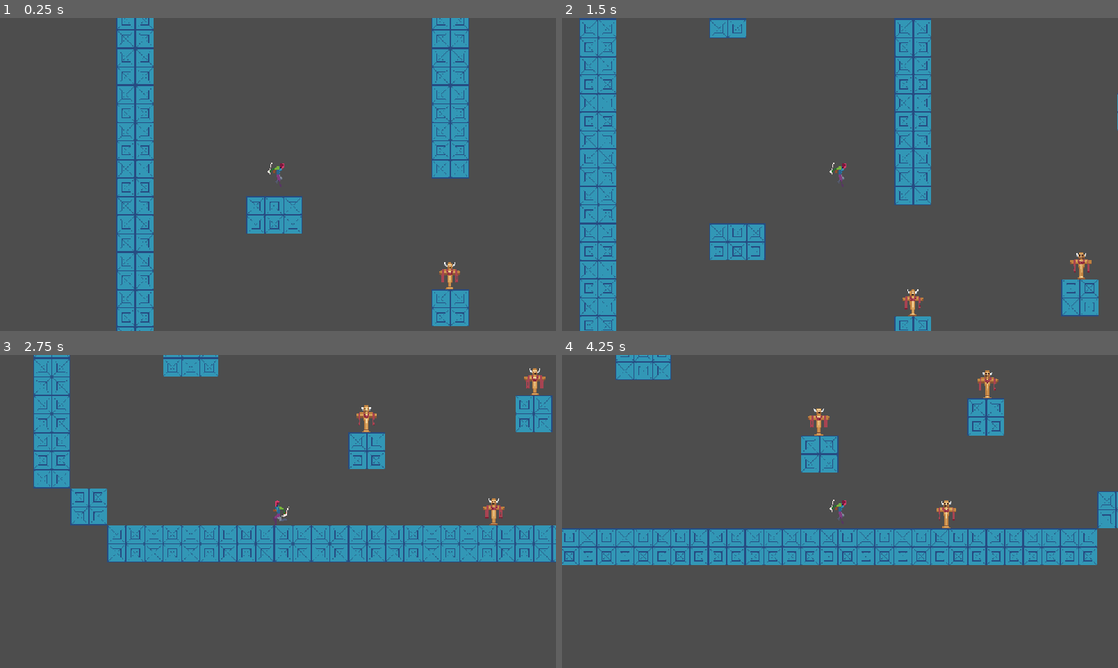
Above: before the commit, frames 1-4 (two rows, left to right).
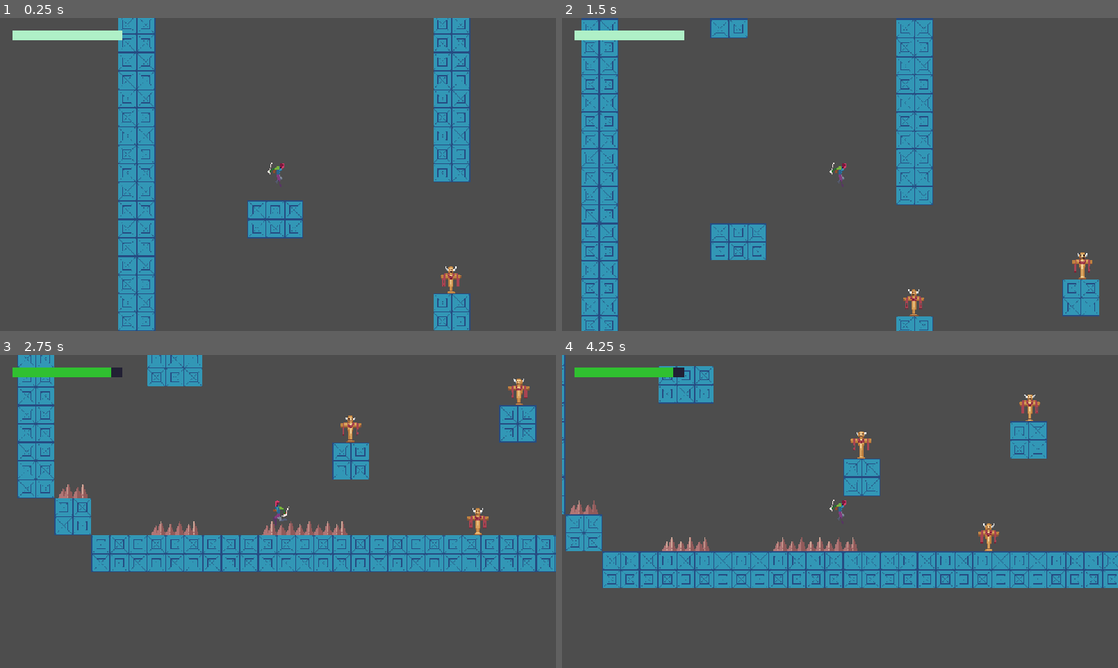
Above: after the commit, the same moments.

Repository: jbradlim08/MindBlade
Game: Godot game, scene res://Scene/level.tscn
The game is run twice, just before and just after one commit, with the same random seed, the same clock (stepped at 60 frames per second) and the same inputs.
Inputs (mouse positions are in pixels of both pictures, inside the frame that each line leads up to):
- Up to frame 1 (0.25 s): no input
- Up to frame 2 (1.5 s): tap Enter at 0.5 s; move the mouse to (962, 158) at 0.52 s; hold D (right) from 0.53 s (still down); tap Space (jump) at 0.6, 0.77, 1.07 s; click (962, 158) at 0.67 s; move the mouse to (728, 190) at 1.27 s; click (728, 190) at 1.35 s
- Up to frame 3 (2.75 s): tap Space (jump) at 1.52, 1.55, 1.82, 2.3 s; move the mouse to (333, 442) at 2.02 s; release D (right) at 2.03 s; hold A (left) from 2.03 s (still down); hold Middle mouse button (middle-mouse) from 2.03 s (still down)
- Up to frame 4 (4.25 s): move the mouse to (812, 574) at 2.77 s; release A (left) at 2.78 s; release Middle mouse button (middle-mouse) at 2.78 s; hold D (right) from 2.78 s (still down); right-click (812, 574) at 2.85 s; click (812, 574) at 2.92 s; tap Space (jump) at 3.02, 3.05, 3.32, 3.77, 3.8, 4.07 s; move the mouse to (801, 542) at 3.52 s; tap Shift at 3.6 s; click (801, 542) at 3.67 s

The runs differ from the first frame. In frame 1, 7.0% of the frame differs, in the area x 2-85%, y 0-100%; in frame 2, 5.1%; in frame 3, 17%; in frame 4, 22%, in the area x 0-100%, y 0-75%.

Commit message:
Add spike as danger tileset, utilize Custom Data in Tileset to identify the danger type. Implement player hp with DataManager global, HealthBar scene, and PlayerUI scene. All data stored in DataManager, HealthBar only job is to print the healthbar given the hp from DataManager

Diff:
--- a/Scene/level.tscn
+++ b/Scene/level.tscn
@@ -1,26 +1,15 @@
 [gd_scene load_steps=9 format=4 uid="uid://bcfyp34txl5im"]
 
-[ext_resource type="Texture2D" uid="uid://b6ebghugkdu3e" path="res://asset/art/tileset/placeholder.png" id="1_ukt71"]
+[ext_resource type="TileSet" uid="uid://ducwxloebsugx" path="res://asset/art/tileset/level.tres" id="1_bddx0"]
 [ext_resource type="PackedScene" uid="uid://d2x7wqfo1uvng" path="res://character/vier/vier.tscn" id="2_jnrmd"]
+[ext_resource type="TileSet" uid="uid://01lnietvy6ts" path="res://asset/art/tileset/danger.tres" id="2_u2b8d"]
 [ext_resource type="PackedScene" uid="uid://b4w8uei0ypupa" path="res://scene/object_container.tscn" id="3_jnrmd"]
 [ext_resource type="PackedScene" uid="uid://dvtpjoe1tnkii" path="res://scene/shockwave.tscn" id="4_or6n4"]
+[ext_resource type="PackedScene" uid="uid://b2wrfdqey7c0y" path="res://scene/ui/player_ui.tscn" id="6_bddx0"]
 [ext_resource type="PackedScene" uid="uid://dgjtr7fuothm1" path="res://enemy/ground/dummy.tscn" id="6_ismto"]
 
 [sub_resource type="RectangleShape2D" id="RectangleShape2D_7wcfd"]
 size = Vector2(1278, 20)
-
-[sub_resource type="TileSetAtlasSource" id="TileSetAtlasSource_ukt71"]
-texture = ExtResource("1_ukt71")
-texture_region_size = Vector2i(32, 32)
-0:0/0 = 0
-0:0/0/physics_layer_0/polygon_0/points = PackedVector2Array(-16, -16, 16, -16, 16, 16, -16, 16)
-
-[sub_resource type="TileSet" id="TileSet_or6n4"]
-tile_size = Vector2i(32, 32)
-physics_layer_0/collision_layer = 512
-physics_layer_0/collision_mask = 73
-terrain_set_0/mode = 2
-sources/1 = SubResource("TileSetAtlasSource_ukt71")
 
 [node name="Level" type="Node2D"]
 
@@ -32,31 +21,42 @@
 position = Vector2(425, 701)
 shape = SubResource("RectangleShape2D_7wcfd")
 
-[node name="TileMapLayer" type="TileMapLayer" parent="."]
+[node name="World" type="TileMapLayer" parent="."]
 z_index = -10
 tile_map_data = PackedByteArray("AAAEABMAAQAAAAAAAAAEABQAAQAAAAAAAAAFABMAAQAAAAAAAAAFABQAAQAAAAAAAAAGABMAAQAAAAAAAAAGAB …(5040 unchanged characters)…
-tile_set = SubResource("TileSet_or6n4")
+tile_set = ExtResource("1_bddx0")
+
+[node name="Danger" type="TileMapLayer" parent="." groups=["danger"]]
+tile_map_data = PackedByteArray("AAAOABIAAAABAAAAAAAPABIAAAABAAAAAAAQABIAAAABAAAAAAARABIAAAACAAAAAAANABIAAAAAAAAAAAAhABAAAAAAAAAAAAAiABAAAAACAAAAAAACABAAAAAAAAAAAAADABAAAAACAAAAAAAHABIAAAAAAAAAAAAIABIAAAABAAAAAAAJABIAAAACAAAAAAA=")
+tile_set = ExtResource("2_u2b8d")
 
 [node name="ObjectContainer" parent="." instance=ExtResource("3_jnrmd")]
 shockwave = ExtResource("4_or6n4")
 
-[node name="Dummy" parent="." instance=ExtResource("6_ismto")]
+[node name="Dummy" type="Node2D" parent="."]
+
+[node name="Dummy" parent="Dummy" instance=ExtResource("6_ismto")]
 position = Vector2(575, 424)
 
-[node name="Dummy2" parent="." instance=ExtResource("6_ismto")]
+[node name="Dummy2" parent="Dummy" instance=ExtResource("6_ismto")]
 position = Vector2(866, 355)
 
-[node name="Dummy3" parent="." instance=ExtResource("6_ismto")]
+[node name="Dummy3" parent="Dummy" instance=ExtResource("6_ismto")]
 position = Vector2(981, 37)
 
-[node name="Dummy4" parent="." instance=ExtResource("6_ismto")]
+[node name="Dummy4" parent="Dummy" instance=ExtResource("6_ismto")]
 position = Vector2(795, 581)
 
-[node name="Dummy5" parent="." instance=ExtResource("6_ismto")]
+[node name="Dummy5" parent="Dummy" instance=ExtResource("6_ismto")]
 position = Vector2(611, -410)
 
-[node name="Vier" parent="." instance=ExtResource("2_jnrmd")]
-position = Vector2(279, 236)
+[node name="CanvasLayer" type="CanvasLayer" parent="."]
+
+[node name="PlayerUI" parent="CanvasLayer" instance=ExtResource("6_bddx0")]
+
+[node name="Vier" parent="." node_paths=PackedStringArray("danger_tilemap") instance=ExtResource("2_jnrmd")]
+position = Vector2(277, 229)
+danger_tilemap = NodePath("../Danger")
 
 [node name="Camera2D" type="Camera2D" parent="Vier"]
 zoom = Vector2(1.2, 1.2)
--- /dev/null
+++ b/asset/art/tileset/danger.tres
@@ -0,0 +1,24 @@
+[gd_resource type="TileSet" load_steps=3 format=3 uid="uid://01lnietvy6ts"]
+
+[ext_resource type="Texture2D" uid="uid://ed3qxnj6f6r3" path="res://asset/art/danger/spike.png" id="1_byltn"]
+
+[sub_resource type="TileSetAtlasSource" id="TileSetAtlasSource_byltn"]
+texture = ExtResource("1_byltn")
+texture_region_size = Vector2i(32, 32)
+0:0/0 = 0
+0:0/0/physics_layer_0/polygon_0/points = PackedVector2Array(-0.771088, -0.771084, 8.44401, -7.57349, 16, 16, -8.79221, 16)
+0:0/0/custom_data_0 = "spike"
+1:0/0 = 0
+1:0/0/physics_layer_0/polygon_0/points = PackedVector2Array(-8.444, -1.13167, 0.435261, 16, 7.9217, -7.57349, 16, 16, -16, 16)
+1:0/0/custom_data_0 = "spike"
+2:0/0 = 0
+2:0/0/physics_layer_0/polygon_0/points = PackedVector2Array(-8.444, -0.435257, 0.783466, -7.22528, 8.61811, 16, -16, 16)
+2:0/0/custom_data_0 = "spike"
+
+[resource]
+tile_size = Vector2i(32, 32)
+physics_layer_0/collision_layer = 2048
+physics_layer_0/collision_mask = 73
+custom_data_layer_0/name = "type"
+custom_data_layer_0/type = 4
+sources/0 = SubResource("TileSetAtlasSource_byltn")
--- /dev/null
+++ b/asset/art/tileset/level.tres
@@ -0,0 +1,16 @@
+[gd_resource type="TileSet" load_steps=3 format=3 uid="uid://ducwxloebsugx"]
+
+[ext_resource type="Texture2D" uid="uid://b6ebghugkdu3e" path="res://asset/art/tileset/placeholder.png" id="1_wa8d7"]
+
+[sub_resource type="TileSetAtlasSource" id="TileSetAtlasSource_ukt71"]
+texture = ExtResource("1_wa8d7")
+texture_region_size = Vector2i(32, 32)
+0:0/0 = 0
+0:0/0/physics_layer_0/polygon_0/points = PackedVector2Array(-16, -16, 16, -16, 16, 16, -16, 16)
+
+[resource]
+tile_size = Vector2i(32, 32)
+physics_layer_0/collision_layer = 512
+physics_layer_0/collision_mask = 73
+terrain_set_0/mode = 2
+sources/1 = SubResource("TileSetAtlasSource_ukt71")
--- a/character/base_player.gd
+++ b/character/base_player.gd
@@ -20,11 +20,13 @@
 @export var gravity_scale: float = 0.5
 @export var max_jumps = 2
 @export var attack_cycle: int = 2
+@export var danger_tilemap: TileMapLayer
 
 @onready var sprite: Sprite2D = $Sprite2D
 @onready var anim: AnimationPlayer = $AnimationPlayer
 @onready var blades = $Blades.get_children()
 @onready var hitbox: CollisionShape2D = $Hitbox/CollisionShape2D
+@onready var leg_position: Marker2D = $LegPosition
 
 var cur_state: PlayerState = PlayerState.IDLE
 var dir: float = 0.0
@@ -34,6 +36,7 @@
 var attack_phase: int = 1 # slash type
 var is_jump_attack: bool = false
 var can_jump_attack: bool = true
+var danger_collision_pos: Vector2
 
 func _ready() -> void:
 	add_to_group(Constants.PLAYER_GROUP)
@@ -56,11 +59,9 @@
 		return
 	move_and_slide()
 
-	# reset jump if satisfied
-	reset_jump()
-
-	# update state every process
-	update_state()
+	# after move_and_slide
+	reset_jump() # reset jump if satisfied
+	update_state() # update state every process
 
 
 func get_dir_input() -> void:
@@ -217,3 +218,49 @@
 func _on_animation_finished(anim_name) -> void:
 	if anim_name == "attack_01" or anim_name == "attack_02":
 		is_attacking = false
+
+#func check_danger() -> void:
+	#var coords = danger_tilemap.local_to_map(
+		#danger_tilemap.to_local(global_position)
+	#)
+#
+	#var tile_data = danger_tilemap.get_cell_tile_data(coords)
+#
+	#if tile_data:
+		#var type = tile_data.get_custom_data("type")
+#
+		#if type == "spike":
+			#print("Player touched spike!")
+
+
+func _on_hurtbox_body_entered(body: Node2D) -> void:
+	if body.is_in_group("danger"):
+		check_danger_collision_pos()
+		check_danger()
+
+func check_danger_collision_pos() -> void:
+	for i in get_slide_collision_count():
+		var collision = get_slide_collision(i)
+		danger_collision_pos = collision.get_position()
+		return
+
+func check_danger() -> void:
+	print(danger_collision_pos)
+	# local pos of the danger_tilemap in player global pos
+	var local_pos = danger_tilemap.to_local(danger_collision_pos)
+	# use that local_pos to find where the map coordinate
+	var coords = danger_tilemap.local_to_map(local_pos)
+	print(coords)
+	var tile_data: TileData = danger_tilemap.get_cell_tile_data(coords)
+
+	if tile_data:
+		var type = tile_data.get_custom_data("type")
+		var dmg
+		match type:
+			"spike":
+				dmg = DataManager.get_spike_dmg()
+			"lava":
+				pass
+
+		DataManager.decr_player_hp(dmg)
+		SignalManager.on_player_hp_change.emit()
--- a/character/base_player.tscn
+++ b/character/base_player.tscn
@@ -4,10 +4,12 @@
 
 [node name="BasePlayer" type="CharacterBody2D"]
 z_index = 5
-collision_mask = 648
+collision_mask = 2696
 script = ExtResource("1_jm0mr")
 
 [node name="Sprite2D" type="Sprite2D" parent="."]
+hframes = 8
+vframes = 4
 
 [node name="CollisionShape2D" type="CollisionShape2D" parent="."]
 
@@ -20,10 +22,14 @@
 
 [node name="Hurtbox" type="Area2D" parent="."]
 collision_layer = 4
-collision_mask = 0
+collision_mask = 2064
 
 [node name="CollisionShape2D" type="CollisionShape2D" parent="Hurtbox"]
 
 [node name="Blades" type="Node2D" parent="."]
 
 [node name="AnimationPlayer" type="AnimationPlayer" parent="."]
+
+[node name="LegPosition" type="Marker2D" parent="."]
+
+[connection signal="body_entered" from="Hurtbox" to="." method="_on_hurtbox_body_entered"]
--- a/character/vier/vier.tscn
+++ b/character/vier/vier.tscn
@@ -12,6 +12,7 @@
 size = Vector2(40, 50)
 
 [sub_resource type="RectangleShape2D" id="RectangleShape2D_wglvv"]
+size = Vector2(16, 48)
 
 [sub_resource type="Animation" id="Animation_bje3g"]
 length = 0.001
@@ -216,20 +217,15 @@
 texture = ExtResource("3_oboqb")
 offset = Vector2(0, -25)
 hframes = 35
+vframes = 1
 
 [node name="CollisionShape2D" parent="." index="1"]
 shape = SubResource("RectangleShape2D_bje3g")
-
-[node name="Hitbox" parent="." index="2"]
-collision_mask = 32
 
 [node name="CollisionShape2D" parent="Hitbox" index="0"]
 position = Vector2(28, 0)
 shape = SubResource("RectangleShape2D_oboqb")
 
-[node name="Hurtbox" parent="." index="3"]
-collision_mask = 16
-
 [node name="CollisionShape2D" parent="Hurtbox" index="0"]
 shape = SubResource("RectangleShape2D_wglvv")
 
@@ -249,3 +245,6 @@
 libraries = {
 &"": SubResource("AnimationLibrary_5j0gu")
 }
+
+[node name="LegPosition" parent="." index="6"]
+position = Vector2(0, 23)
--- /dev/null
+++ b/danger/spike.tscn
@@ -0,0 +1,11 @@
+[gd_scene load_steps=2 format=3 uid="uid://5n13adnmsm2c"]
+
+[ext_resource type="Texture2D" uid="uid://ed3qxnj6f6r3" path="res://asset/art/danger/spike.png" id="1_qeweg"]
+
+[node name="Spike" type="StaticBody2D"]
+
+[node name="Sprite2D" type="Sprite2D" parent="."]
+texture = ExtResource("1_qeweg")
+
+[node name="CollisionPolygon2D" type="CollisionPolygon2D" parent="."]
+polygon = PackedVector2Array(-16, 16, -8, -2, 0, 16, 8, -8, 16, 16)
--- /dev/null
+++ b/global/data_manager.gd
@@ -0,0 +1,15 @@
+extends Node
+
+# Player
+var cur_player_hp: int = 100
+var max_player_hp: int = 100
+
+func get_player_hp() -> int: return cur_player_hp
+func set_player_hp(new_hp: int) -> void: cur_player_hp = new_hp
+func incr_player_hp(hp: int) -> void: cur_player_hp += hp
+func decr_player_hp(hp: int) -> void: cur_player_hp -= hp
+
+# Danger
+var spike_dmg: int = 10
+
+func get_spike_dmg() -> int: return spike_dmg
--- a/global/signal_manager.gd
+++ b/global/signal_manager.gd
@@ -3,3 +3,4 @@
 signal on_blade_platform(pos: Vector2, has_blade: bool)
 signal on_throw_blade(pos: Vector2)
 signal on_jump_on_air(pos: Vector2)
+signal on_player_hp_change()
--- a/project.godot
+++ b/project.godot
@@ -15,9 +15,14 @@
 config/features=PackedStringArray("4.4", "Forward Plus")
 config/icon="res://icon.svg"
 
+[audio]
+
+buses/default_bus_layout=""
+
 [autoload]
 
 SignalManager="*res://global/signal_manager.gd"
+DataManager="*res://global/data_manager.gd"
 
 [display]
 
@@ -29,12 +34,17 @@
 folder_colors={
 "res://asset/": "red",
 "res://character/": "orange",
-"res://enemy/": "yellow",
-"res://global/": "green",
-"res://scene/": "teal",
-"res://script/": "blue",
-"res://utilities/": "purple"
+"res://danger/": "yellow",
+"res://enemy/": "green",
+"res://global/": "teal",
+"res://scene/": "blue",
+"res://script/": "purple",
+"res://utilities/": "pink"
 }
+
+[global_group]
+
+danger="danger obstacle that harm player"
 
 [input]
 
@@ -97,6 +107,7 @@
 2d_physics/layer_9="blade_enemy"
 2d_physics/layer_10="world"
 2d_physics/layer_11="projectile"
+2d_physics/layer_12="danger"
 
 [rendering]
 
--- /dev/null
+++ b/scene/ui/health_bar.tscn
@@ -0,0 +1,16 @@
+[gd_scene load_steps=4 format=3 uid="uid://c3a02ypcic3w3"]
+
+[ext_resource type="Texture2D" uid="uid://d1nqpml5m0xy0" path="res://asset/art/ui/square_shadow.png" id="1_c1bd2"]
+[ext_resource type="Script" uid="uid://8540v6dj52t2" path="res://script/healh_bar.gd" id="1_ypsry"]
+[ext_resource type="Texture2D" uid="uid://dkxnubpi2wjdh" path="res://asset/art/ui/progress_ph.png" id="2_8038q"]
+
+[node name="HealthBar" type="TextureProgressBar"]
+offset_right = 233.0
+offset_bottom = 40.0
+size_flags_horizontal = 0
+size_flags_vertical = 4
+value = 20.0
+nine_patch_stretch = true
+texture_under = ExtResource("1_c1bd2")
+texture_progress = ExtResource("2_8038q")
+script = ExtResource("1_ypsry")
--- /dev/null
+++ b/scene/ui/player_ui.tscn
@@ -0,0 +1,27 @@
+[gd_scene load_steps=2 format=3 uid="uid://b2wrfdqey7c0y"]
+
+[ext_resource type="PackedScene" uid="uid://c3a02ypcic3w3" path="res://scene/ui/health_bar.tscn" id="1_xsc0i"]
+
+[node name="PlayerUI" type="Control"]
+layout_mode = 3
+anchors_preset = 10
+anchor_right = 1.0
+offset_bottom = 70.0
+grow_horizontal = 2
+
+[node name="MarginContainer" type="MarginContainer" parent="."]
+layout_mode = 1
+anchors_preset = 15
+anchor_right = 1.0
+anchor_bottom = 1.0
+grow_horizontal = 2
+grow_vertical = 2
+theme_override_constants/margin_left = 25
+theme_override_constants/margin_top = 25
+theme_override_constants/margin_right = 900
+theme_override_constants/margin_bottom = 25
+
+[node name="HealthBar" parent="MarginContainer" instance=ExtResource("1_xsc0i")]
+layout_mode = 2
+size_flags_horizontal = 1
+size_flags_vertical = 1
--- /dev/null
+++ b/script/healh_bar.gd
@@ -0,0 +1,37 @@
+extends TextureProgressBar
+
+class_name HealthBar
+
+# Color
+const COLOR_DANGER: Color = Color("#cc0000")
+const COLOR_MIDDLE: Color = Color("#ff9900")
+const COLOR_NORMAL: Color = Color("#33cc33")
+const COLOR_MAX: Color = Color("#baffd3")
+
+@export var level_low: int = 30
+@export var level_med: int = 65
+@export var level_max: int = 100
+@export var max_health: int = 100
+
+func _ready() -> void:
+	SignalManager.on_player_hp_change.connect(update_value)
+	value = DataManager.get_player_hp()
+	set_color()
+
+func set_color() -> void:
+	if value < level_low:
+		tint_progress = COLOR_DANGER
+	elif value < level_med:
+		tint_progress = COLOR_MIDDLE
+	elif value < level_max:
+		tint_progress = COLOR_NORMAL
+	else:
+		# max health
+		tint_progress = COLOR_MAX
+
+func update_value() -> void:
+	value = DataManager.get_player_hp()
+	if value <= 0:
+		print("player died")
+		# died.emit()
+	set_color()
Binary file added: asset/art/danger/spike.aseprite
Binary file added: asset/art/danger/spike.png
Not shown, added: asset/art/danger/spike.png.import
Binary file added: asset/art/ui/progress_ph.png
Not shown, added: asset/art/ui/progress_ph.png.import
Binary file added: asset/art/ui/square_shadow.png
Not shown, added: asset/art/ui/square_shadow.png.import
Not shown, added: global/data_manager.gd.uid
Not shown, added: script/healh_bar.gd.uid
